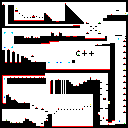
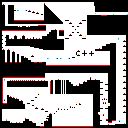
Before/after of a 128px x 128px layered artwork. What changed in the layer stack:
painted on "图层 1" over [2, 2, 126, 121]
